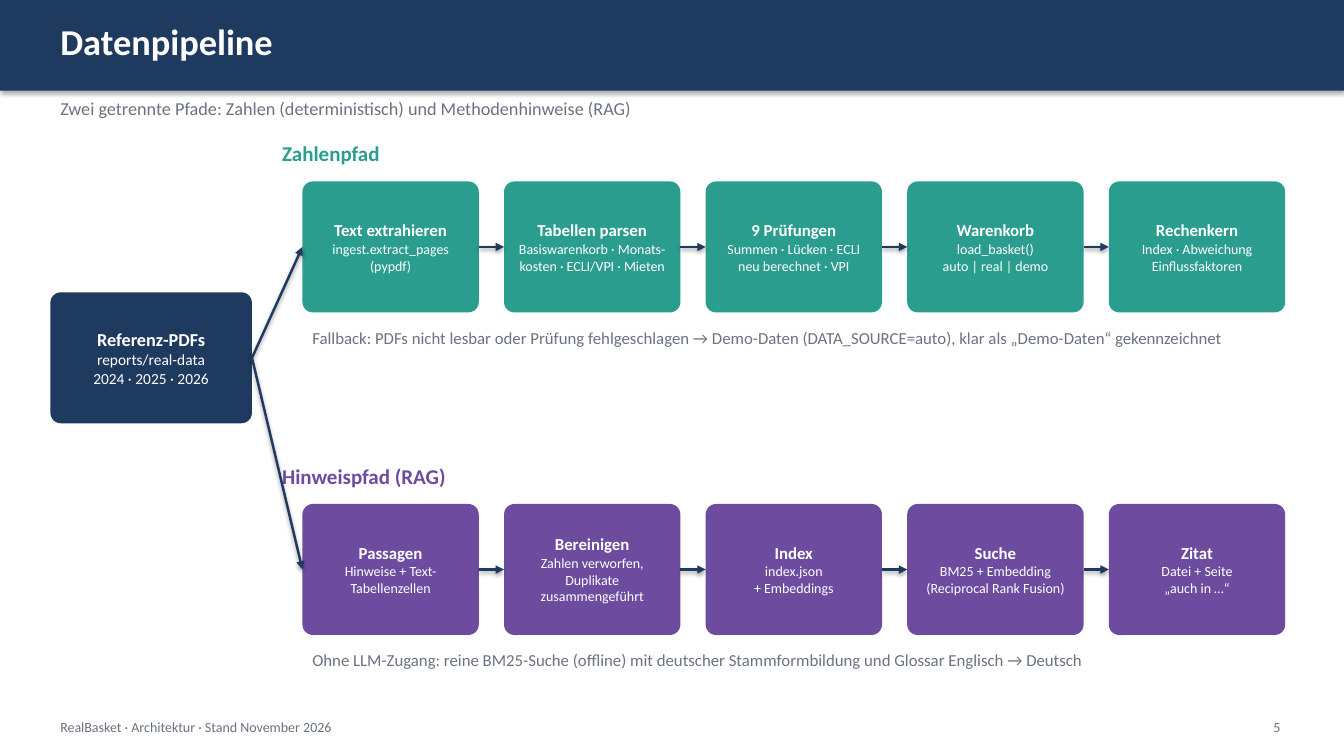
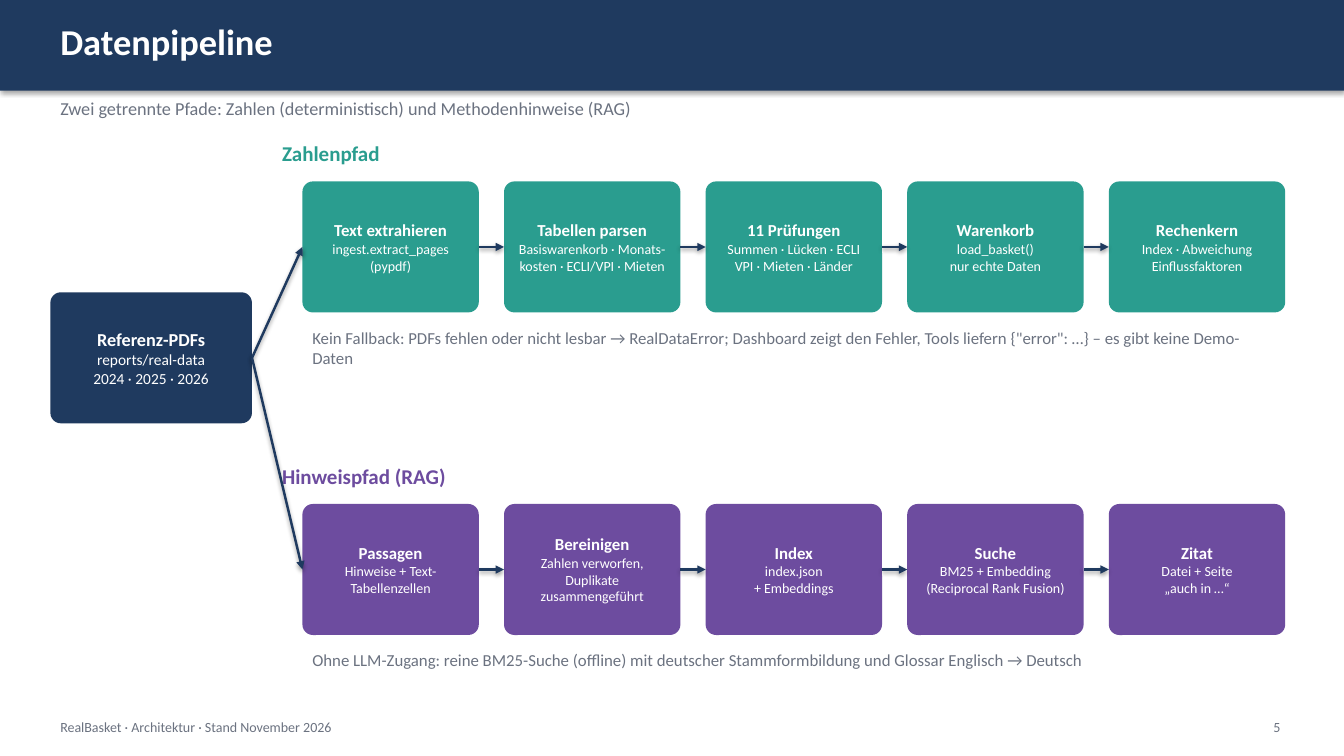
Before and after one commit to ValentinIliu1212/real-basket, a slide deck: slide 5 of docs/architecture/RealBasket_Architektur_Ist.pptx. Drawn at 1344x756 pixels with LibreOffice and Linux fonts; fonts in the diff are those of the drawing. Boxes give left, top, right and bottom in pixels: in the first picture for what was removed or moved away, otherwise in the second. Text is boxed around its words. In the diff, an @@ line names an element or a change of style, - is before the commit and + after.

Commit message:
Remove synthetic demo data: real reference data only; regenerate architecture decks

```diff
--- a/docs/architecture/RealBasket_Architektur_Ist.pptx
+++ b/docs/architecture/RealBasket_Architektur_Ist.pptx
@@ text in rounded rectangle at [747, 224, 840, 239]: text changed @@
-9 Prüfungen
+11 Prüfungen
@@ text in rounded rectangle at [735, 261, 853, 271]: text changed @@
-neu berechnet · VPI
+VPI · Mieten · Länder
@@ text in rounded rectangle at [950, 261, 1041, 271]: text changed @@
-auto | real | demo
+nur echte Daten
@@ text at [312, 332, 1240, 364]: text changed @@
-Fallback: PDFs nicht lesbar oder Prüfung fehlgeschlagen → Demo-Daten (DATA_SOURCE=auto), klar als „Demo-Daten“ gekennzeichnet
+Kein Fallback: PDFs fehlen oder nicht lesbar → RealDataError; Dashboard zeigt den Fehler, Tools liefern {"error": …} – es gibt keine Demo-Daten
```
Also in this commit, not shown: 5 other slides changed, 28 other files.
